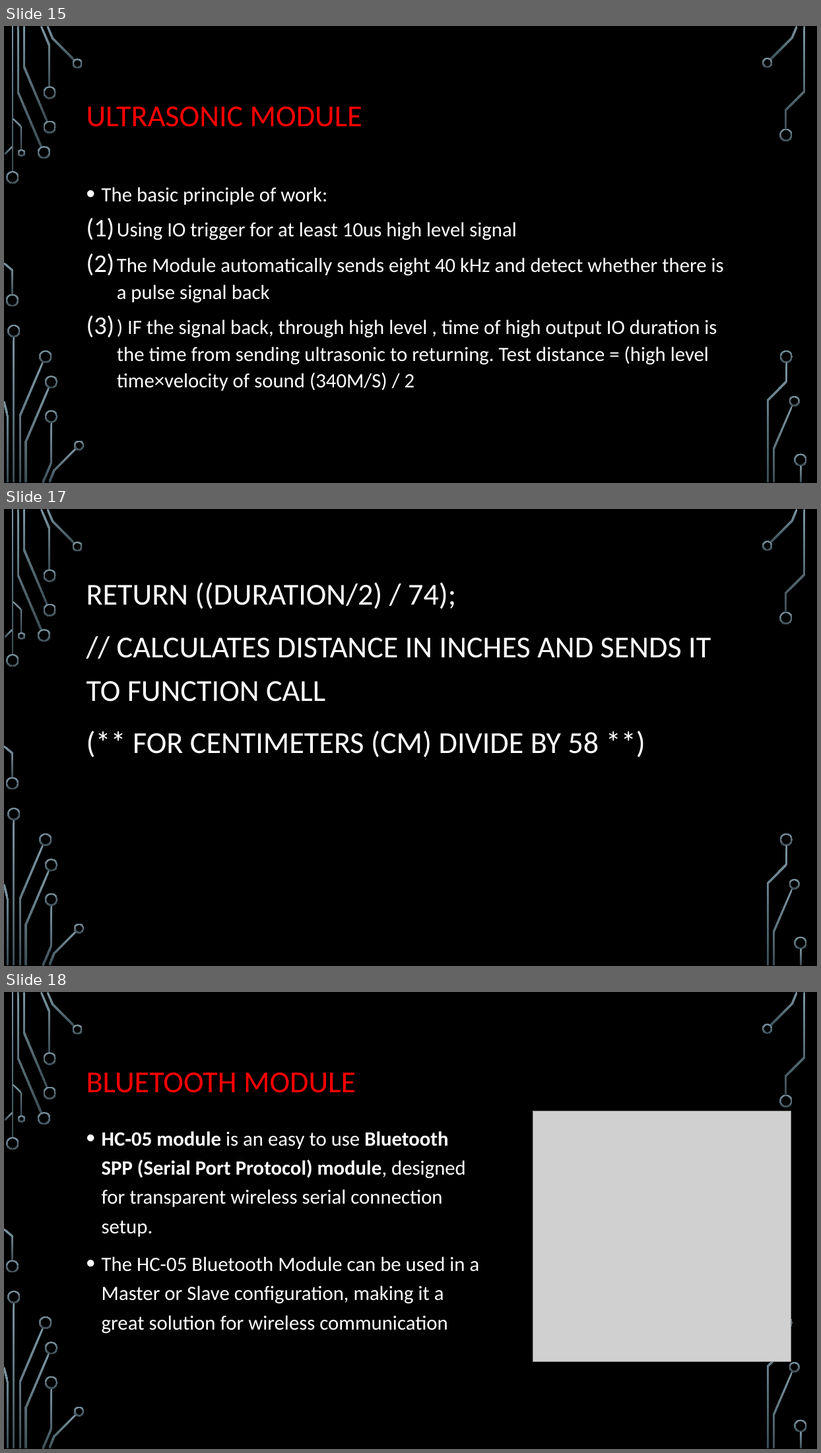
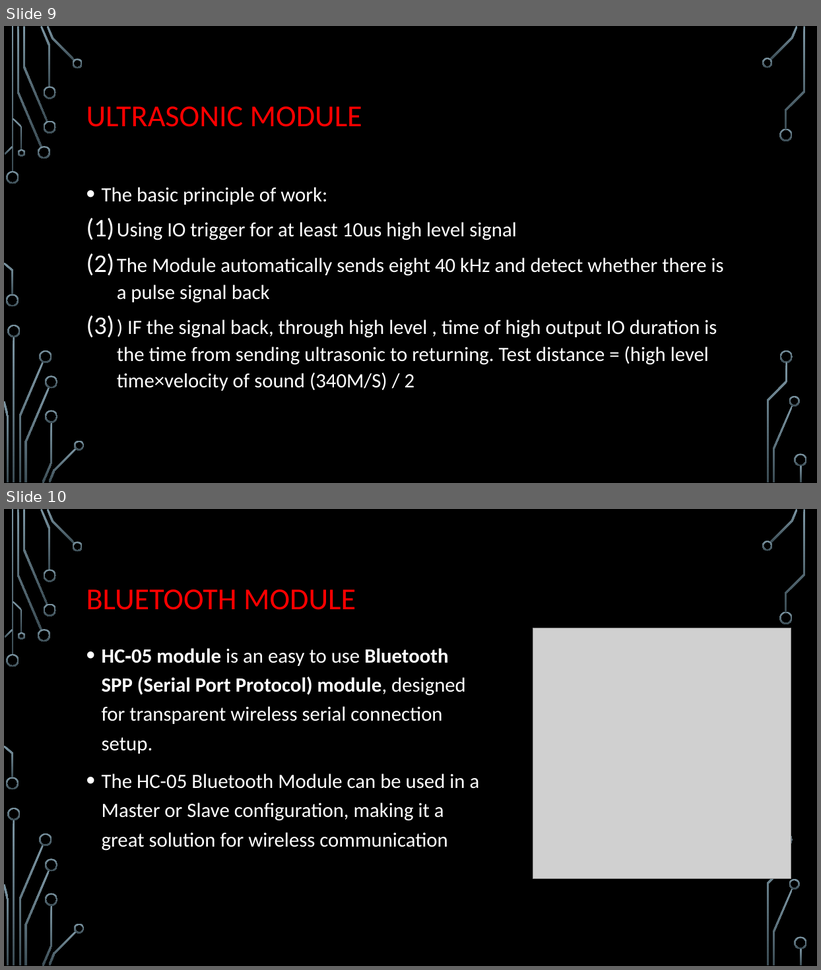
Before and after one commit to chinmayshah99/botson2, a slide deck: bot.pptx. Shown one above the other, each under a label of ours: slides 15, 17 and 18 before the commit, slides 9 and 10 after it; the slides between them are not shown. The pictures are 821x1453 and 821x970 pixels, drawn with LibreOffice and Linux fonts; fonts in the diff are those of the drawing; grey boxes stand for pictures; background and template pictures are left out. Boxes give left, top, right and bottom in pixels: in the first picture for what was removed or moved away, otherwise in the second. Text is boxed around its words. In the diff, an @@ line names an element or a change of style, - is before the commit and + after.

```diff
--- a/bot.pptx
+++ b/bot.pptx
@@ slide 17 removed at [4,509,817,966], background picture (left out); not listed: 36 template elements that a slide beside it also shows @@
@@ text removed at [86,582,711,758] @@
-RETURN ((DURATION/2) / 74);
-// CALCULATES DISTANCE IN INCHES AND SENDS IT TO FUNCTION CALL
-(** FOR CENTIMETERS (CM) DIVIDE BY 58 **)
@@ what was slide 15 is now slide 9 @@
@@ what was slide 18 is now slide 10 @@
```
Also in this commit, not shown: 7 other slides removed, 2 other files.
